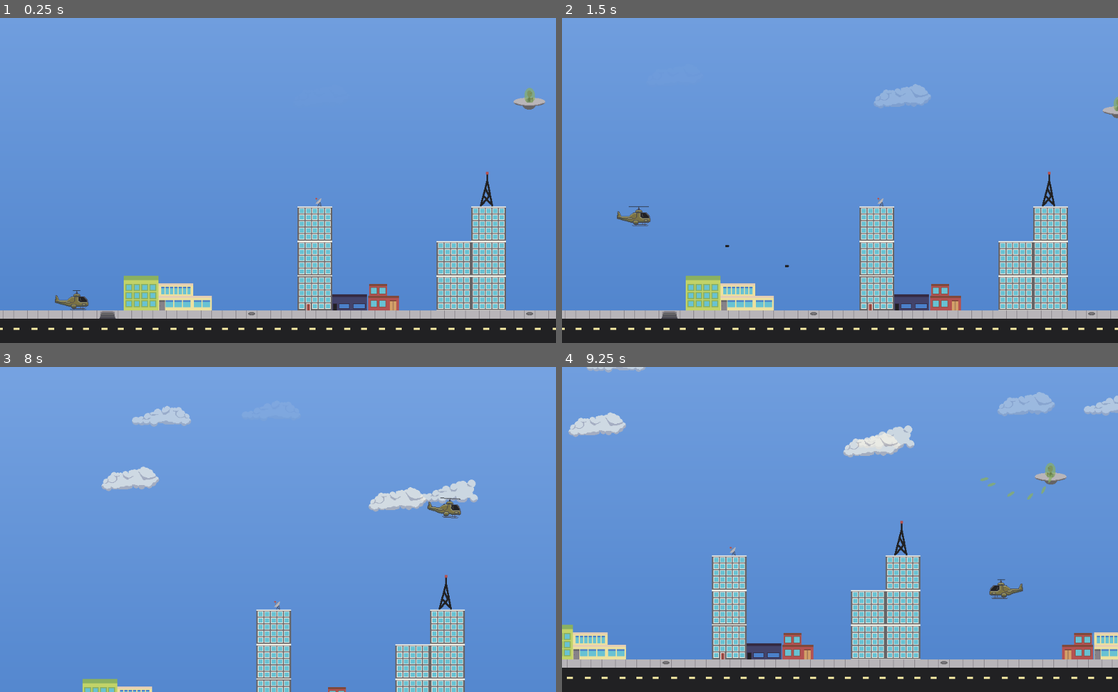
Above: before the commit, frames 1-4 (two rows, left to right).
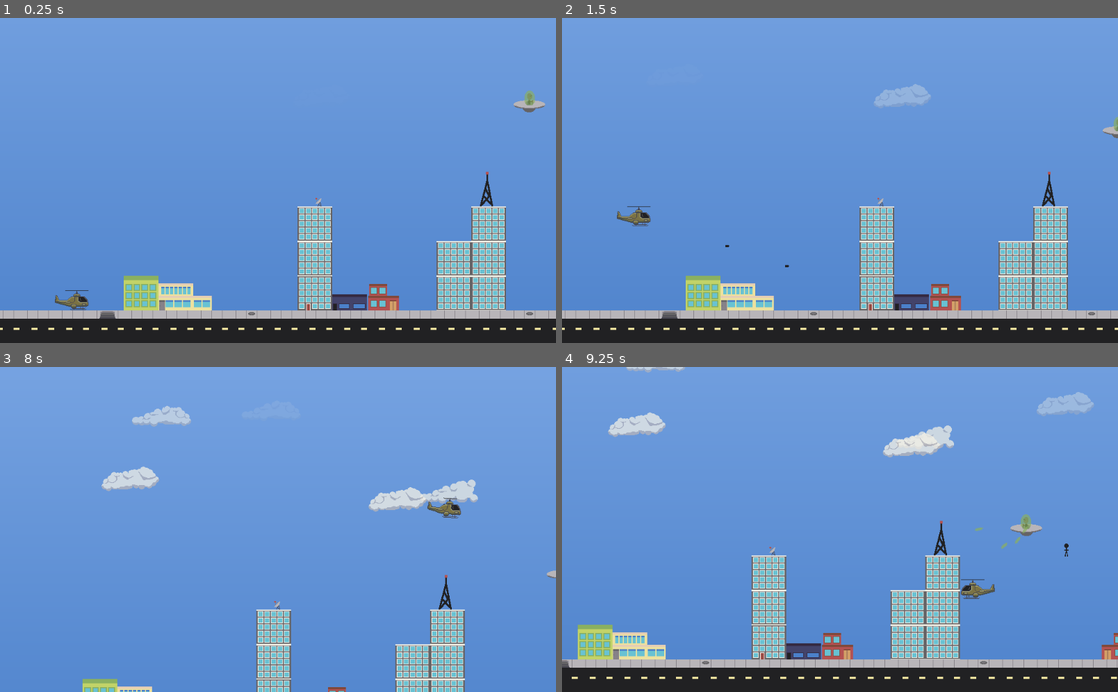
Above: after the commit, the same moments.

Repository: CodeChomper/InevitableDefense
Game: Godot game, scene res://Map.tscn
Same seed, same stepped clock (60 frames per second), same inputs: the game is played once before the commit and once after it.
Inputs:
- Up to frame 1 (0.25 s): no input
- Up to frame 2 (1.5 s): hold Space (shoot) 0.53-1.28 s; hold W (up) from 0.53 s (still down); tap Space (shoot) at 1.35 s
- Up to frame 3 (8 s): release W (up) at 2.03 s; hold Space (shoot) 2.03-2.78 s; hold A (left) 2.03-3.53 s; tap Space (shoot) every 1.5 s from 2.85 to 7.35 s; hold S (down) 3.53-4.28 s; hold Space (shoot) 3.53-4.28 s; hold D (right) 4.28-5.03 s; hold W (up) 5.03-5.78 s; hold Space (shoot) 5.03-5.78 s; hold D (right) from 5.78 s (still down); hold Space (shoot) 6.53-7.28 s
- Up to frame 4 (9.25 s): release D (right) at 8.03 s; hold S (down) 8.03-8.78 s; hold Space (shoot) 8.03-8.78 s; hold A (left) from 8.78 s (still down); tap Space (shoot) at 8.85 s

The runs differ from the first frame. In frame 1, 0.2% of the frame differs, in the area x 11-99%, y 21-84%; in frame 2, 0.2%; in frame 3, less than 0.1%; in frame 4, 17%, in the area x 0-100%, y 0-97%.

Commit message:
Person Abduction Working

Diff:
--- a/Alien/Alien.gd
+++ b/Alien/Alien.gd
@@ -12,6 +12,8 @@
 var can_shoot = false
 var ai_state = ""
 var updown = 0
+var prev_x_velocity = 0
+
 # Called when the node enters the scene tree for the first time.
 func _ready():
 	heli = get_parent().find_node("Heli")
@@ -28,29 +30,31 @@
 		$Sprite.flip_h = true
 	else:
 		$Sprite.flip_h = false
-	velocity = move_and_slide(velocity)
+	move_and_slide(velocity)
 
 	if ai_state == "patrol":
 		patrol(delta)
 	elif ai_state == "attack":
 		attack()
-	else:
-		print(ai_state)
+	elif ai_state == "abduct":
+		abduct()
 
 	if heli != null and !heli.dead and global_position.distance_to(heli.global_position) < 500:
 		self.ai_state = "attack"
 	else:
 		self.ai_state = "patrol"
 
+func abduct():
+	$BeamSprite.visible = true
+	velocity = Vector2()
+
 func patrol(delta):
 	# look for people
-
-
 	# move up and down
 	var v = Vector2(0,0)
-	updown += delta
+	updown += delta / 4
 	var freq = 1
-	var amplitude = 20
+	var amplitude = 40
 	velocity.y = cos(updown*freq)*amplitude
 	#velocity = move_and_slide(velocity)
 
@@ -62,11 +66,6 @@
 	velocity *= 60
 	if can_shoot and shoot_heli:
 		shoot()
-
-
-
-func abduct():
-	pass
 
 func shoot():
 	can_shoot = false
@@ -107,3 +106,20 @@
 	var switch_dir = rand_range(0, 100)
 	if switch_dir > 50:
 		velocity.x *= -1
+
+
+func _on_Beam_area_entered(area):
+	ai_state = "abduct"
+	prev_x_velocity = velocity.x
+	if area.get_parent().has_method("get_abducted"):
+		area.get_parent().get_abducted(self)
+		print("Found PERSON!!!!")
+	pass # Replace with function body.
+
+
+func _on_Beam_area_exited(area):
+	if area.get_parent().has_method("get_abducted"):
+		area.get_parent().being_abducted = false
+		$BeamSprite.visible = false
+		velocity.x = prev_x_velocity
+	pass # Replace with function body.
--- a/Alien/Alien.tscn
+++ b/Alien/Alien.tscn
@@ -1,7 +1,8 @@
-[gd_scene load_steps=5 format=2]
+[gd_scene load_steps=6 format=2]
 
 [ext_resource path="res://Alien/Alien.png" type="Texture" id=1]
 [ext_resource path="res://Alien/Alien.gd" type="Script" id=2]
+[ext_resource path="res://Alien/beam.png" type="Texture" id=3]
 
 [sub_resource type="RectangleShape2D" id=1]
 extents = Vector2( 223, 107 )
@@ -13,6 +14,12 @@
 collision_layer = 32
 collision_mask = 62
 script = ExtResource( 2 )
+
+[node name="BeamSprite" type="Sprite" parent="."]
+visible = false
+position = Vector2( 14, 702 )
+scale = Vector2( 2, 1 )
+texture = ExtResource( 3 )
 
 [node name="Sprite" type="Sprite" parent="."]
 texture = ExtResource( 1 )
@@ -26,7 +33,7 @@
 collision_mask = 2
 
 [node name="CollisionShape2D" type="CollisionShape2D" parent="HeliShootZone"]
-position = Vector2( 1, 107 )
+position = Vector2( 0, 107 )
 shape = SubResource( 1 )
 
 [node name="CanShoot" type="Timer" parent="."]
@@ -45,8 +52,18 @@
 position = Vector2( 0, -5 )
 shape = SubResource( 2 )
 
+[node name="Beam" type="Area2D" parent="."]
+collision_layer = 0
+collision_mask = 64
+
+[node name="CollisionPolygon2D" type="CollisionPolygon2D" parent="Beam"]
+position = Vector2( 0, -9 )
+polygon = PoolVector2Array( -8, 17, -66, 1411, 72, 1411, 7, 17 )
+
 [connection signal="area_entered" from="HeliShootZone" to="." method="_on_HeliShootZone_area_entered"]
 [connection signal="area_exited" from="HeliShootZone" to="." method="_on_HeliShootZone_area_exited"]
 [connection signal="timeout" from="CanShoot" to="." method="_on_CanShoot_timeout"]
 [connection signal="timeout" from="ChangePatrolDir" to="." method="_on_ChangePatrolDir_timeout"]
 [connection signal="area_entered" from="Bump" to="." method="_on_Bump_area_entered"]
+[connection signal="area_entered" from="Beam" to="." method="_on_Beam_area_entered"]
+[connection signal="area_exited" from="Beam" to="." method="_on_Beam_area_exited"]
--- a/Heli/Heli.tscn
+++ b/Heli/Heli.tscn
@@ -31,7 +31,7 @@
 
 [node name="AnimatedSprite" type="AnimatedSprite" parent="."]
 frames = SubResource( 1 )
-frame = 2
+frame = 5
 playing = true
 
 [node name="CollisionShape2D" type="CollisionShape2D" parent="."]
--- a/Map.tscn
+++ b/Map.tscn
@@ -1,9 +1,10 @@
-[gd_scene load_steps=25 format=2]
+[gd_scene load_steps=26 format=2]
 
 [ext_resource path="res://Heli/Heli.tscn" type="PackedScene" id=1]
 [ext_resource path="res://TileSet/Tiles/City.png" type="Texture" id=2]
 [ext_resource path="res://Clouds/CloudSpawner.tscn" type="PackedScene" id=3]
 [ext_resource path="res://Alien/Alien.tscn" type="PackedScene" id=4]
+[ext_resource path="res://People/Person.tscn" type="PackedScene" id=5]
 
 [sub_resource type="Gradient" id=9]
 colors = PoolColorArray( 0.294118, 0.501961, 0.792157, 1, 0.538834, 0.700316, 0.925781, 1 )
@@ -446,5 +447,8 @@
 position = Vector2( 1453, -55 )
 shape = SubResource( 11 )
 
-[node name="Alien" parent="." instance=ExtResource( 4 )]
+[node name="Alien" parent="." groups=["Alien"] instance=ExtResource( 4 )]
 position = Vector2( 865, 250 )
+
+[node name="Person" parent="." instance=ExtResource( 5 )]
+position = Vector2( 1069, 607 )
--- /dev/null
+++ b/People/Person.gd
@@ -0,0 +1,41 @@
+extends KinematicBody2D
+
+var velocity = Vector2()
+var being_abducted = false
+var ship
+
+# Called when the node enters the scene tree for the first time.
+func _ready():
+	pass # Replace with function body.
+
+
+# Called every frame. 'delta' is the elapsed time since the previous frame.
+func _physics_process(delta):
+	if being_abducted:
+		float_up()
+		return
+	var other = move_and_collide(velocity)
+	if other == null:
+		velocity.y += 1*delta
+	elif other.collider.is_in_group("Heli"):
+			print("Getting on heli")
+	else:
+		velocity.y = 0
+
+func float_up():
+
+	if !weakref(ship).get_ref():
+		being_abducted = false
+		return
+	velocity = global_position.direction_to(ship.global_position)
+	var other = move_and_collide(velocity)
+	if other != null and other.collider.is_in_group("Alien"):
+		queue_free()
+		pass
+
+
+func get_abducted(ship):
+	self.ship = ship
+	being_abducted = true
+	print("I am being abuducted!")
+	pass
--- /dev/null
+++ b/People/Person.tscn
@@ -0,0 +1,31 @@
+[gd_scene load_steps=5 format=2]
+
+[ext_resource path="res://People/person.png" type="Texture" id=1]
+[ext_resource path="res://People/Person.gd" type="Script" id=2]
+
+[sub_resource type="RectangleShape2D" id=1]
+extents = Vector2( 5, 12 )
+
+[sub_resource type="RectangleShape2D" id=2]
+extents = Vector2( 5, 12 )
+
+[node name="Person" type="KinematicBody2D"]
+collision_layer = 64
+collision_mask = 62
+script = ExtResource( 2 )
+
+[node name="Sprite" type="Sprite" parent="."]
+position = Vector2( 0, -16 )
+texture = ExtResource( 1 )
+
+[node name="CollisionShape2D" type="CollisionShape2D" parent="."]
+position = Vector2( 0, -12 )
+shape = SubResource( 1 )
+
+[node name="Area2D" type="Area2D" parent="."]
+collision_layer = 64
+collision_mask = 0
+
+[node name="CollisionShape2D" type="CollisionShape2D" parent="Area2D"]
+position = Vector2( 0, -12 )
+shape = SubResource( 2 )
--- a/project.godot
+++ b/project.godot
@@ -62,6 +62,7 @@
 2d_physics/layer_4="PlayerCollision"
 2d_physics/layer_5="Roof"
 2d_physics/layer_6="Alien"
+2d_physics/layer_7="Person"
 
 [physics]
 
Binary file added: Alien/beam.png
Not shown, added: Alien/beam.png.import
Binary file added: People/person.png
Not shown, added: People/person.png.import
